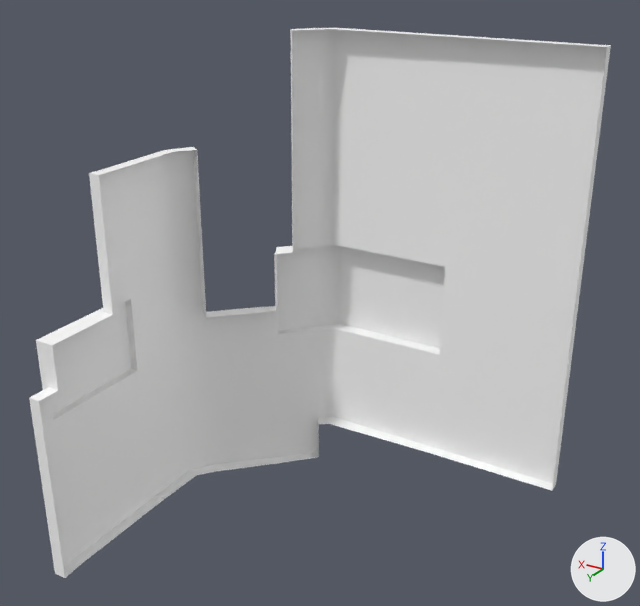
A saved change to the FBX model Assets/Models/!Modular/MetalPatchwork/MetalPatchCorner_02.fbx.
One viewpoint serves both versions: a 50 mm lens placed at (-5.9, 8.12, 6.13), pointed at (-1.88, 1.43, 2.78). Lighting does not change. The marker at lower right points along +X, +Y and +Z. Where no turn or scale is listed for an object, it has been applied to the vertices.

In view in the first picture: 'MetalPatchesCorner_02'.
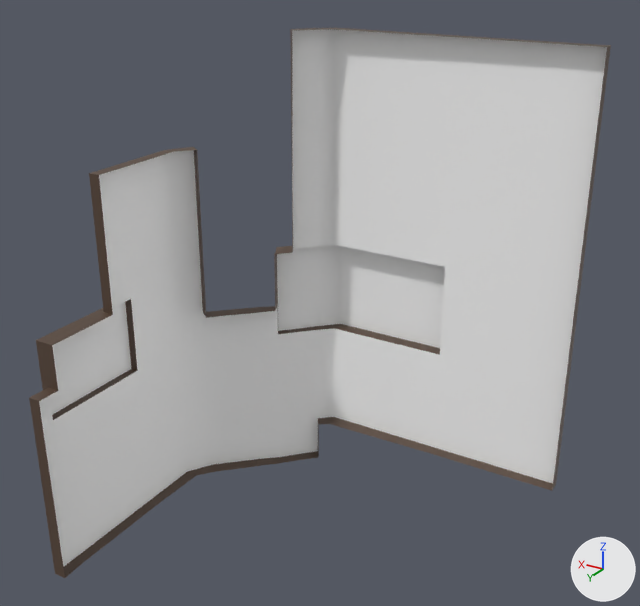
Commit message: Metal patchwork edges fix

What differs and where, as boxes [x1, y1, x2, y2] in the pictures (640 x 606 px):
part 1 of me_mesh, recoloured (white to brown)
    both: [29, 28, 611, 578]

The change, as a diff of the scene's bpy script:
```diff
--- a/Assets/Models/!Modular/MetalPatchwork/MetalPatchCorner_02.fbx.py
+++ b/Assets/Models/!Modular/MetalPatchwork/MetalPatchCorner_02.fbx.py
@@ mat_brown @@
+mat_brown = principled_material('Brown')
+mat_brown.base_color = (0.097, 0.0596, 0.0398)  # brown #584538
@@ me_mesh @@
 me_mesh.from_pydata(...)  # 139 vertices, 117 faces; spans x -3.93..0.2, y -0.27..3.33, z 0.06..5.13
 # used by ob_metalpatchescorner_02; location = (0.0, 0.0, 0.0)
+# me_mesh part 1: 62 of the faces centred in x -3.93..0.16, y -0.19..3.33, z 0.06..5.13 switch from mat_patchworkmetal (its picture is missing) to mat_brown (brown #584538)
```
